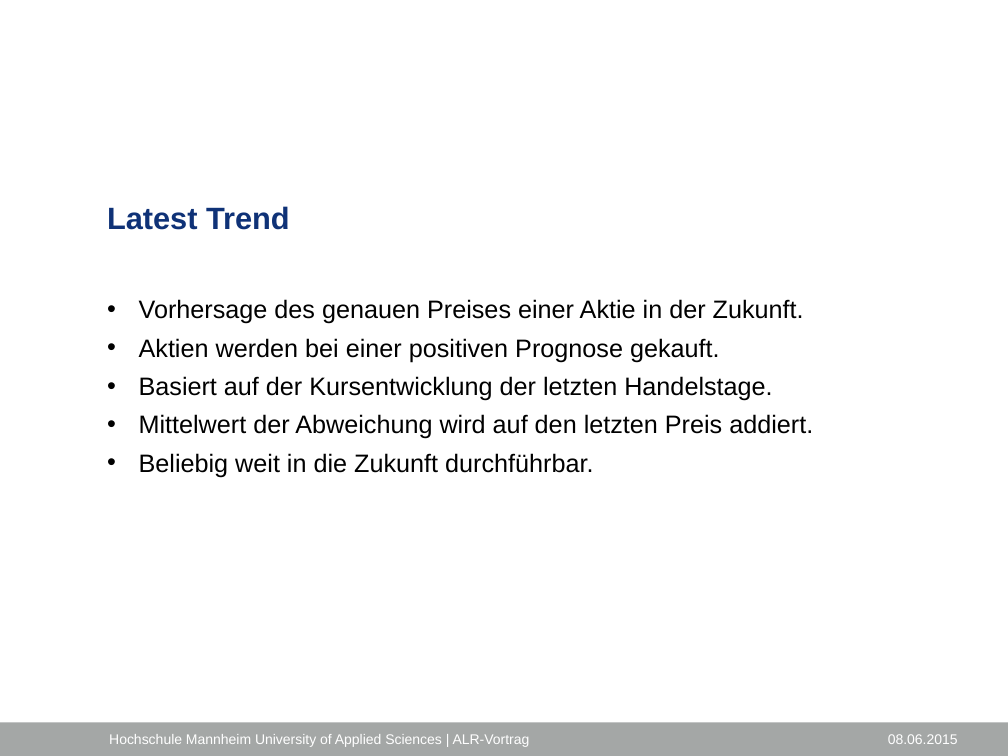
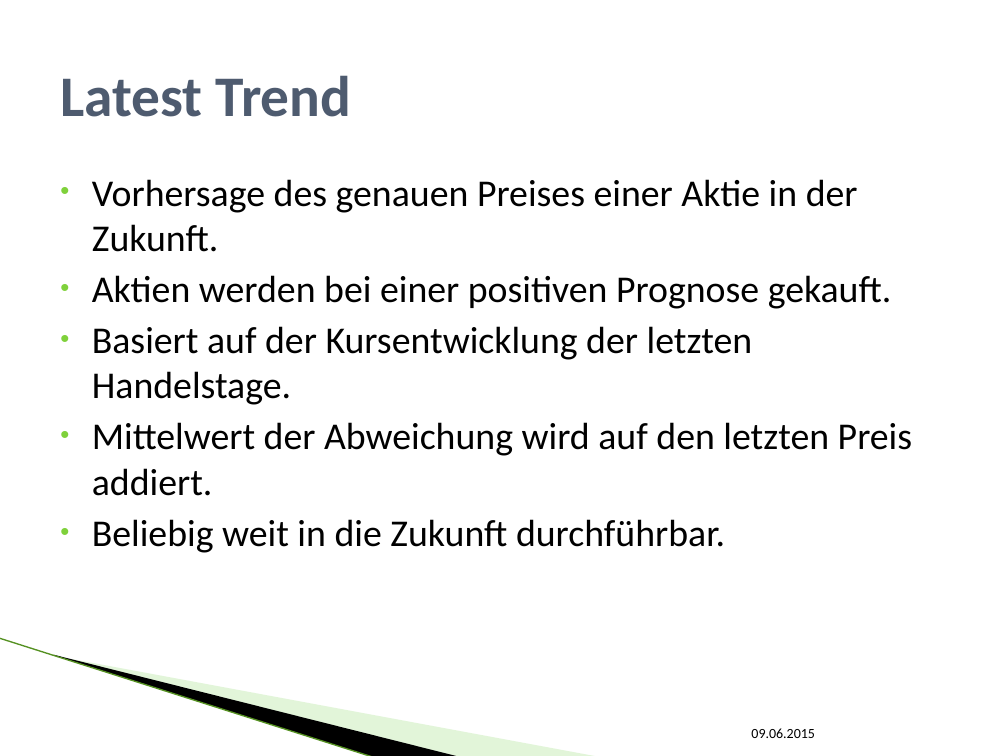
Before and after one commit to SEPSkyware6MM/StockForecast, a slide deck: slide 11 of ALR_Vortrag.pptx (slide 10 before the commit). Drawn at 1008x756 pixels with LibreOffice and Linux fonts; fonts in the diff are those of the drawing; background and template pictures are left out. Boxes give left, top, right and bottom in pixels: in the first picture for what was removed or moved away, otherwise in the second. Text is boxed around its words. In the diff, an @@ line names an element or a change of style, - is before the commit and + after.

```diff
--- a/ALR_Vortrag.pptx
+++ b/ALR_Vortrag.pptx
@@ title "Latest Trend": place and size @@
-title "Latest Trend" at (107, 206, 290, 230)
+title "Latest Trend" at (60, 75, 352, 117)
@@ title "Latest Trend" at (60, 75, 352, 117): size 22 to 41 pt, font Arial to Calibri, text colour #0F3277 to #4E5B6F; line spacing 1.1 to 1; vertical alignment top to middle @@
@@ text "Vorhersage des genauen Preises einer ...": place and size @@
-text "Vorhersage des genauen Preises einer ..." at (139, 299, 813, 477)
+text "Vorhersage des genauen Preises einer ..." at (92, 179, 912, 553)
@@ text "Vorhersage des genauen Preises einer ..." at (92, 179, 912, 553): size 18 to 27 pt, font Arial to Calibri; line spacing 1.1 to 1 @@
@@ line added from (0, 638) to (374, 756), #B1E399 0.95 pt @@
@@ freeform shape added at (53, 654, 461, 756), fill #000000 @@
@@ freeform shape added at (55, 655, 600, 756), fill #B8E7A1 at 40% opacity @@
@@ rectangle removed at (0, 723, 1008, 756) @@
@@ text removed at (109, 734, 530, 747) @@
-Hochschule Mannheim University of Applied Sciences | ALR-Vortrag
@@ text at (751, 728, 815, 738): text changed; font Arial to Calibri; text colour #FFFFFF to #000000 @@
-08.06.2015
+09.06.2015
```
Also in this commit, not shown: 14 other slides changed, 2 slides added, 4 other files.
